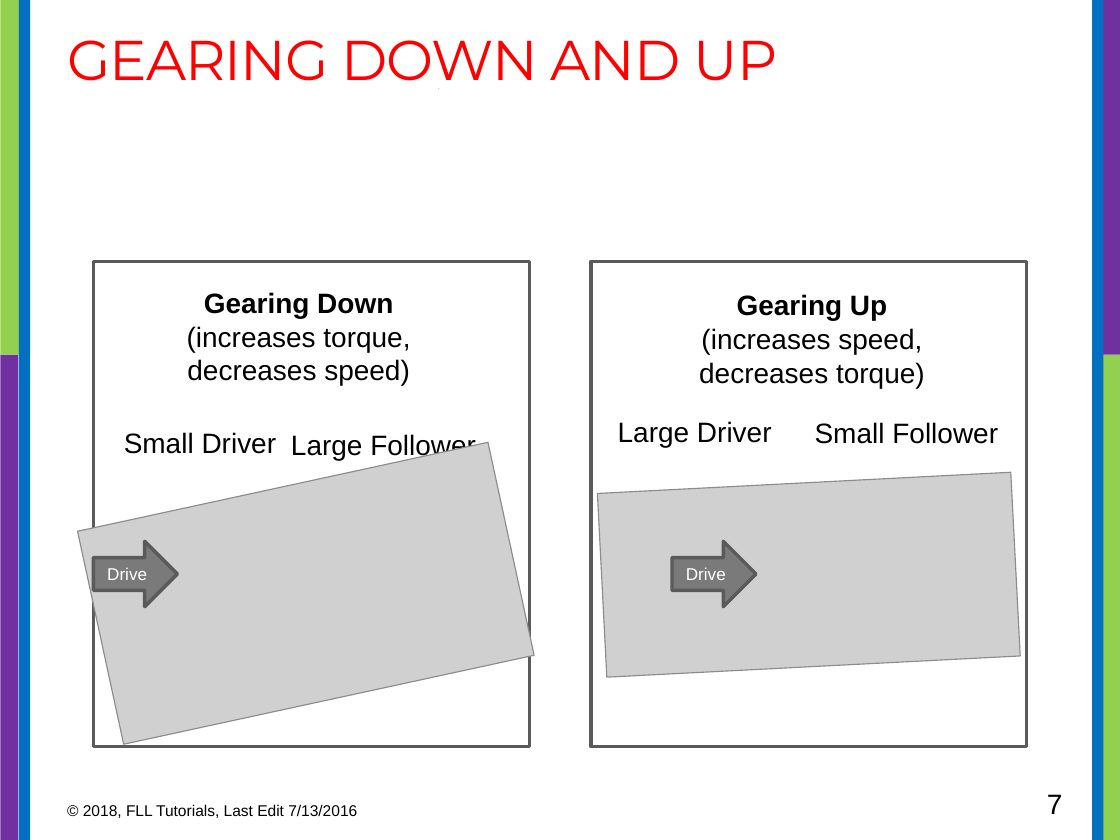
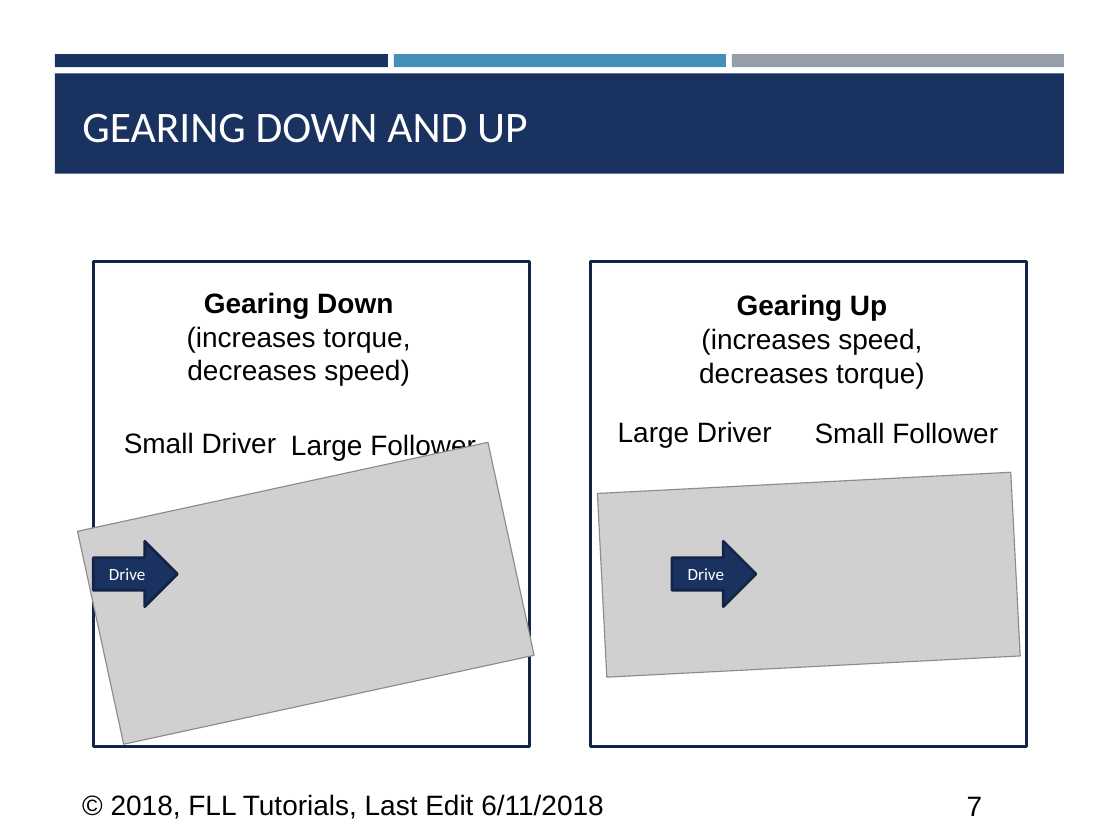
Before and after one commit to ev3lessons/FLL-Tutorials, a slide deck: slide 7 of translations/en-us/RobotGame/Gears.pptx. Drawn at 1120x840 pixels with LibreOffice and Linux fonts; fonts in the diff are those of the drawing; grey boxes stand for pictures. Boxes give left, top, right and bottom in pixels: in the first picture for what was removed or moved away, otherwise in the second. Text is boxed around its words. In the diff, an @@ line names an element or a change of style, - is before the commit and + after.

```diff
--- a/translations/en-us/RobotGame/Gears.pptx
+++ b/translations/en-us/RobotGame/Gears.pptx
@@ rectangle removed at [0, 0, 22, 355] @@
@@ rectangle removed at [19, 0, 30, 840] @@
@@ rectangle removed at [1092, 0, 1103, 840] @@
@@ rectangle removed at [1098, 0, 1120, 355] @@
@@ rectangle added at [55, 54, 388, 67], fill #1A3260 @@
@@ rectangle added at [394, 54, 726, 67], fill #4590B8 @@
@@ rectangle added at [732, 54, 1064, 67], fill #969FA7 @@
@@ rectangle added at [55, 74, 1064, 174], fill #1A3260 @@
@@ title "GEARING DOWN AND UP": place and size @@
-title "GEARING DOWN AND UP" at [67, 40, 778, 89]
+title "GEARING DOWN AND UP" at [82, 113, 527, 143]
@@ title "GEARING DOWN AND UP" at [82, 113, 527, 143]: size 36 to 28 pt, font Montserrat to Calibri, text colour #FF0000 to #FFFFFF, letter spacing -0.6 to 0 pt; vertical alignment top to bottom @@
@@ rectangle at [93, 261, 529, 746]: outline #5A5A5A 2.25 pt to #132547 1.75 pt @@
@@ rectangle at [591, 261, 1027, 746]: outline #5A5A5A 2.25 pt to #132547 1.75 pt @@
@@ rectangle removed at [0, 355, 18, 840] @@
@@ rectangle removed at [1102, 355, 1120, 840] @@
@@ right arrow "Drive" at [93, 541, 177, 606]: font Arial to Calibri; fill #7A7A7A to #1A3260; outline #5A5A5A 2.25 pt to #132547 1.75 pt @@
@@ right arrow "Drive" at [672, 541, 756, 606]: font Arial to Calibri; fill #7A7A7A to #1A3260; outline #5A5A5A 2.25 pt to #132547 1.75 pt @@
@@ text at [111, 794, 603, 819]: text changed; size 10 to 18 pt @@
-© 2018, FLL Tutorials, Last Edit 7/13/2016
+© 2018, FLL Tutorials, Last Edit 6/11/2018
@@ page number: place and size @@
-page number at [1047, 794, 1063, 814]
+page number at [967, 796, 983, 816]
```
Also in this commit, not shown: 14 other slides changed, 18 other files.
